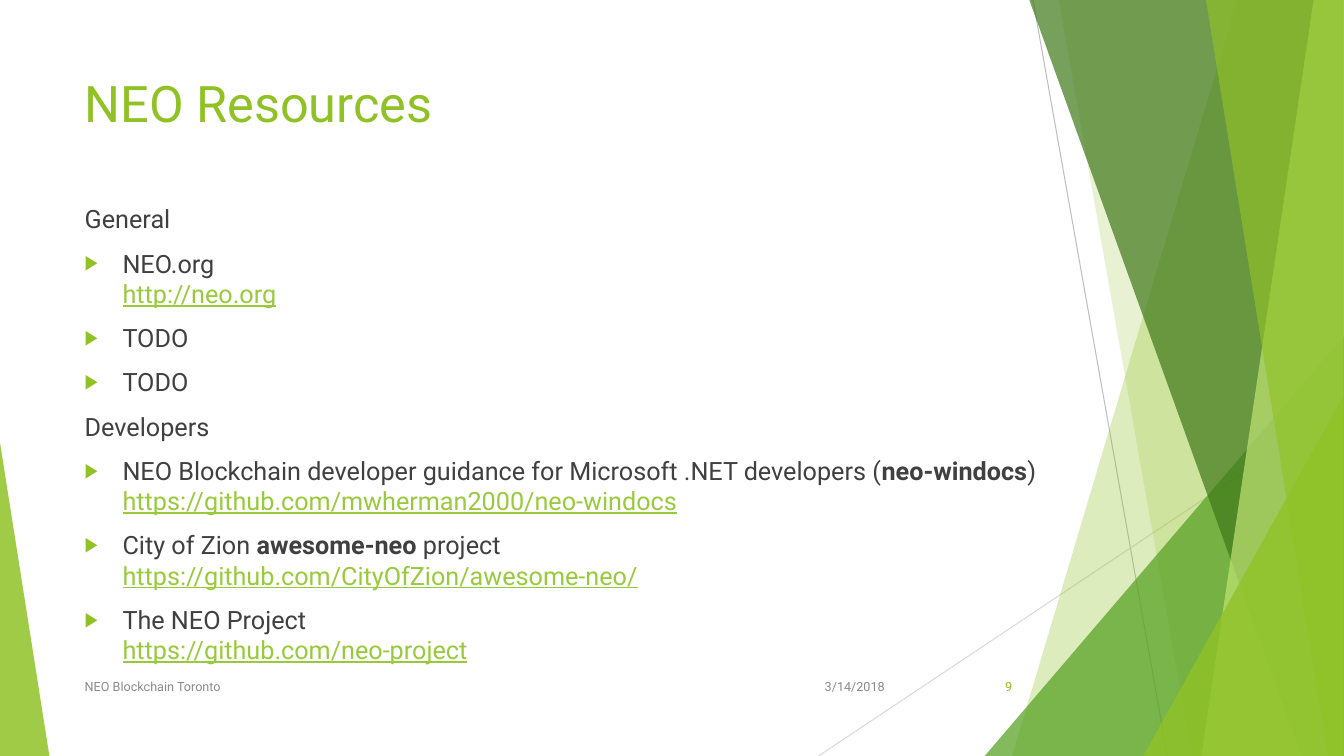
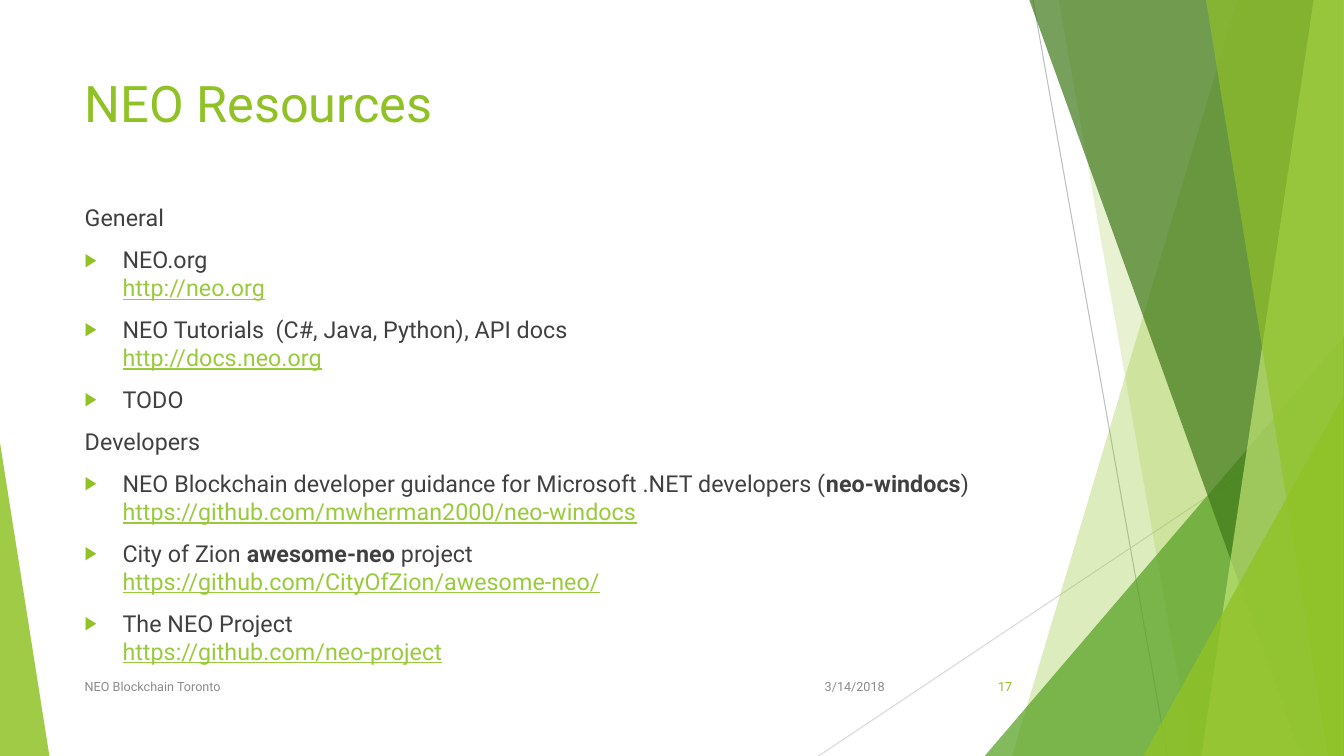
Before and after one commit to mwherman2000/neo-windocs, a slide deck: slide 17 of events/2018-neo-blockchain-toronto/NEO Blockchain-Toronto-20180314 Meetup.pptx (slide 9 before the commit). Drawn at 1344x756 pixels with LibreOffice and Linux fonts; fonts in the diff are those of the drawing. Boxes give left, top, right and bottom in pixels: in the first picture for what was removed or moved away, otherwise in the second. Text is boxed around its words. In the diff, an @@ line names an element or a change of style, - is before the commit and + after.

Commit message:
Updates

```diff
--- a/events/2018-neo-blockchain-toronto/NEO Blockchain-Toronto-20180314 Meetup.pptx
+++ b/events/2018-neo-blockchain-toronto/NEO Blockchain-Toronto-20180314 Meetup.pptx
@@ text at bbox=[85, 208, 969, 665]: size 18 to 16.6 pt in "General", "NEO.org http://neo.org", "TODO", "Developers" and 3 more places @@
@@ text at bbox=[123, 319, 568, 371]: text changed; size 18 to 16.6 pt @@
-▶ TODO
+▶ NEO Tutorials (C#, Java, Python), API docs
+  http://docs.neo.org
@@ page number at bbox=[998, 682, 1012, 691]: text changed @@
-9
+17
```
Also in this commit, not shown: 1 other slide changed, 9 slides added, 1 slide removed.
